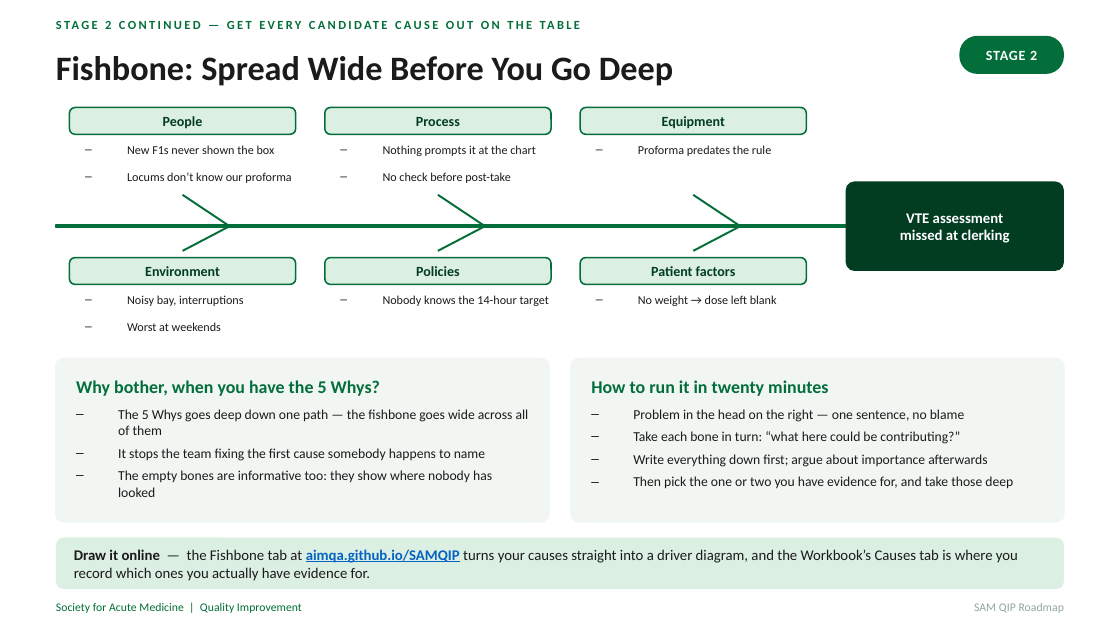
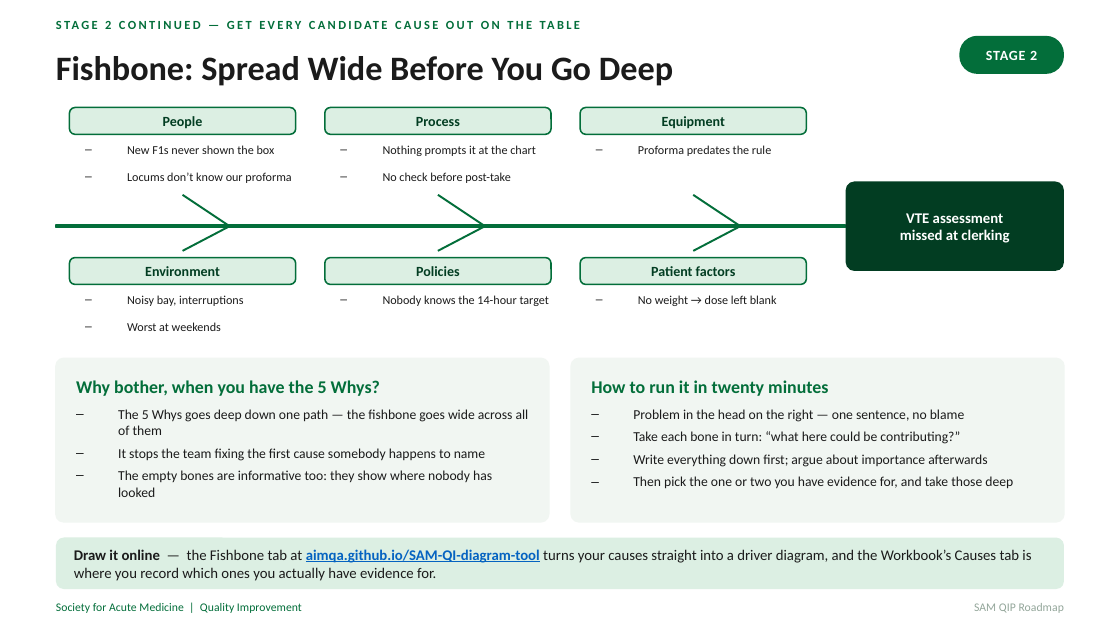
Before and after one commit to AIMQA/SAMQIP, a slide deck: slide 11 of SAM_QIP_Roadmap.pptx. Drawn at 1120x630 pixels with LibreOffice and Linux fonts; fonts in the diff are those of the drawing. Boxes give left, top, right and bottom in pixels: in the first picture for what was removed or moved away, otherwise in the second. Text is boxed around its words. In the diff, an @@ line names an element or a change of style, - is before the commit and + after.

```diff
--- a/SAM_QIP_Roadmap.pptx
+++ b/SAM_QIP_Roadmap.pptx
@@ text in rounded rectangle at <box>74,549,1031,581</box>: text changed @@
-Draw it online — the Fishbone tab at aimqa.github.io/SAMQIP turns your causes straight into a driver diagram, and the Workbook’s Causes tab is where you record which ones you actually have evidence for.
+Draw it online — the Fishbone tab at aimqa.github.io/SAM-QI-diagram-tool turns your causes straight into a driver diagram, and the Workbook’s Causes tab is where you record which ones you actually have evidence for.
```
Also in this commit, not shown: 3 other slides changed, 7 other files.
